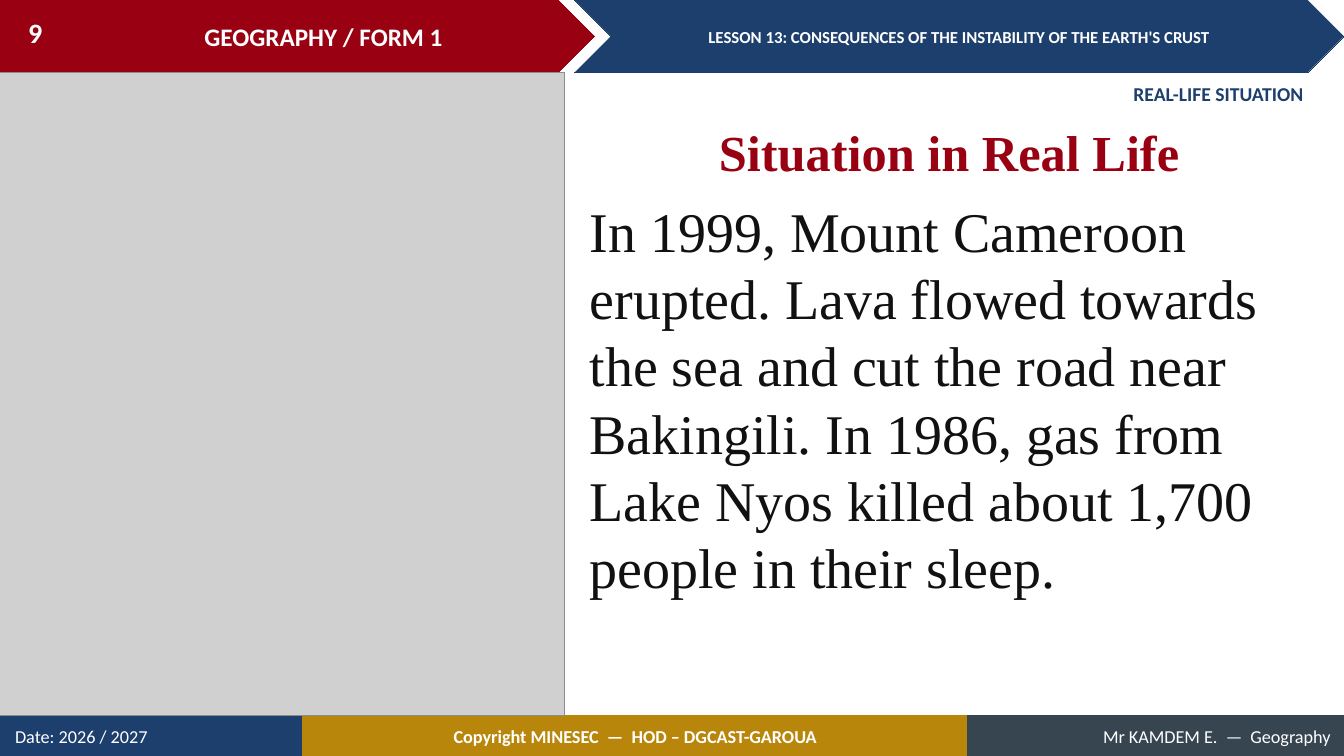
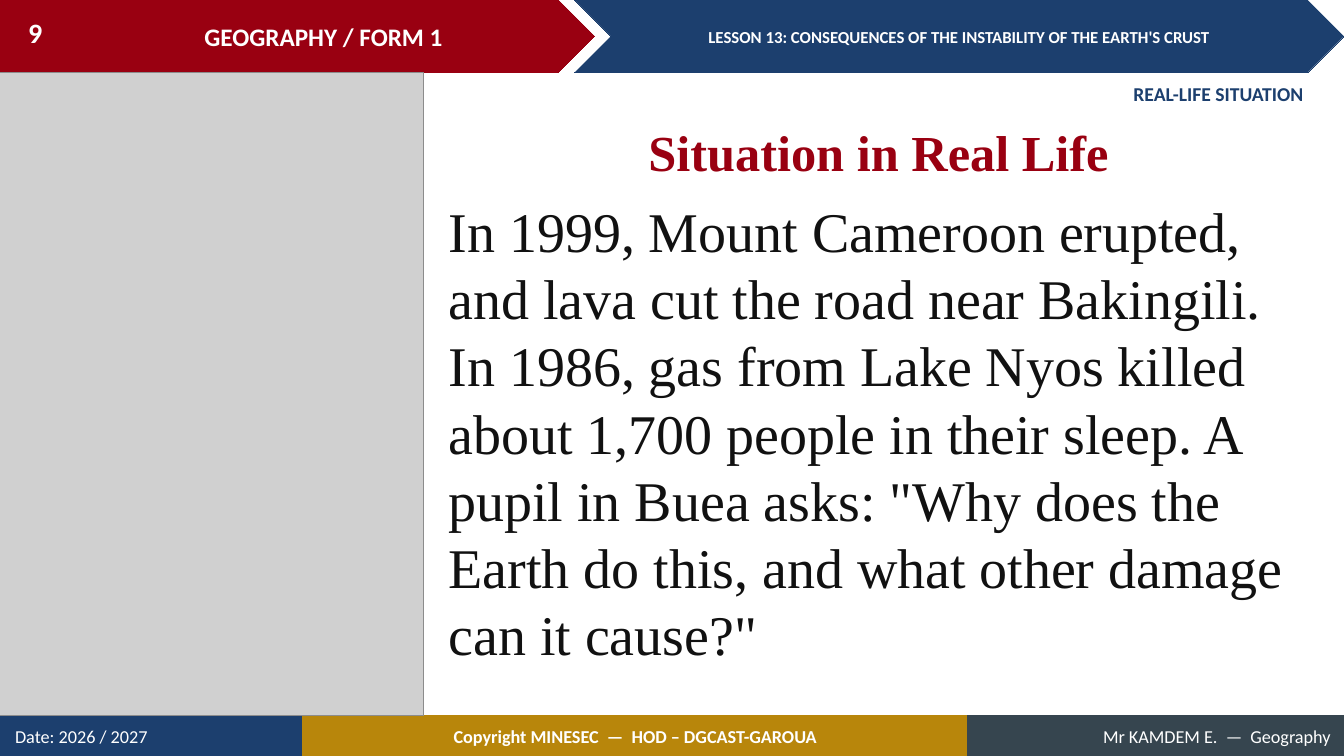
Before and after one commit to Berthautk/linea-github, a slide deck: slide 9 of lecons/F1/21_F1_M3_L13_Consequences_of_the_Instability_of_the_Earth_s_Crust.pptx. Drawn at 1344x756 pixels with LibreOffice and Linux fonts; fonts in the diff are those of the drawing; grey boxes stand for pictures. Boxes give left, top, right and bottom in pixels: in the first picture for what was removed or moved away, otherwise in the second. Text is boxed around its words. In the diff, an @@ line names an element or a change of style, - is before the commit and + after.

```diff
--- a/lecons/F1/21_F1_M3_L13_Consequences_of_the_Instability_of_the_Earth_s_Crust.pptx
+++ b/lecons/F1/21_F1_M3_L13_Consequences_of_the_Instability_of_the_Earth_s_Crust.pptx
@@ picture resized from (x1=0, y1=73, x2=565, y2=716) to (x1=0, y1=73, x2=423, y2=716) @@
@@ text "Situation in Real Life" moved from (x1=719, y1=135, x2=1179, y2=172) to (x1=648, y1=135, x2=1109, y2=172) @@
@@ text at (x1=449, y1=213, x2=1283, y2=656): text changed @@
-In 1999, Mount Cameroon erupted. Lava flowed towards the sea and cut the road near Bakingili. In 1986, gas from Lake Nyos killed about 1,700 people in their sleep.
+In 1999, Mount Cameroon erupted, and lava cut the road near Bakingili. In 1986, gas from Lake Nyos killed about 1,700 people in their sleep. A pupil in Buea asks: "Why does the Earth do this, and what other damage can it cause?"
```
Also in this commit, not shown: 23 other slides changed, 12 slides added, 2 slides removed, 31 other files.
